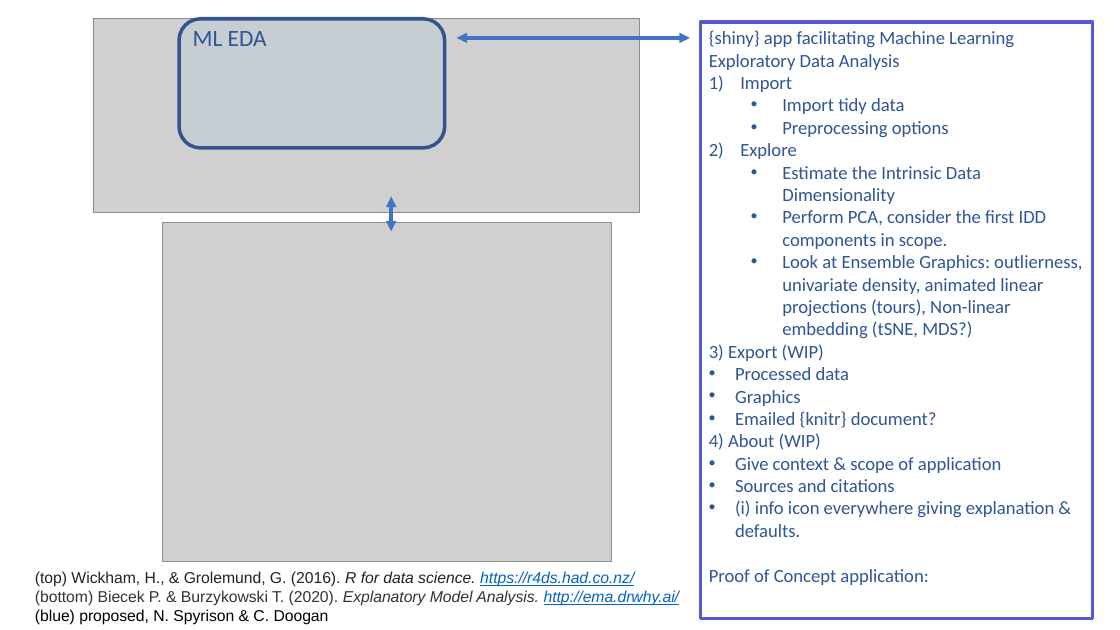
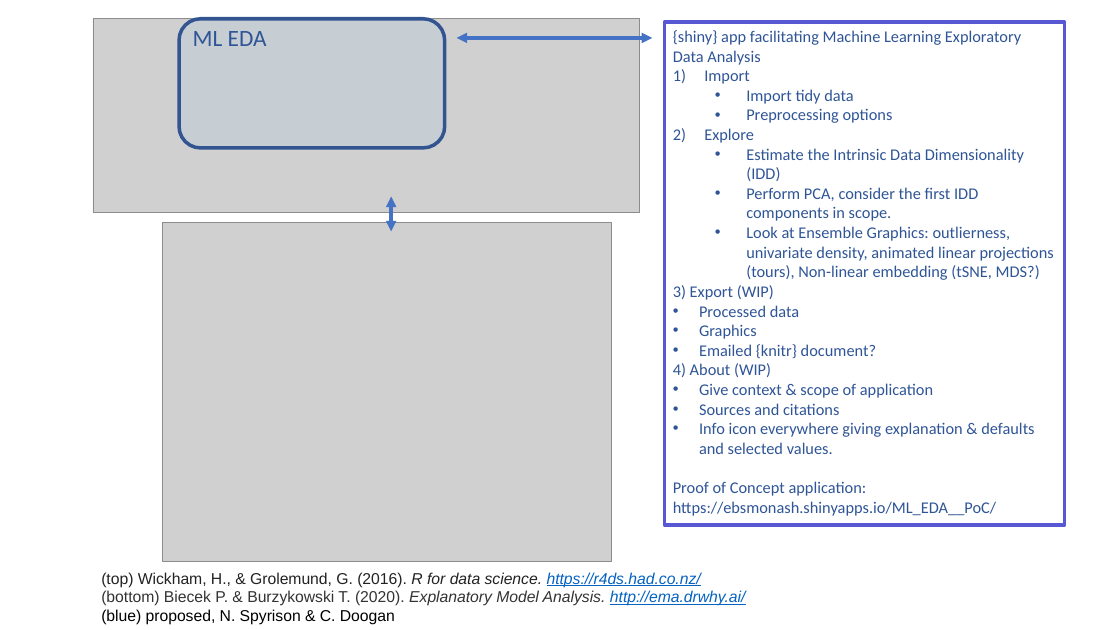
Before and after one commit to nspyrison/ML_EDA, a slide deck: slide 5 of zDesignDrafts/Sketch for stepwise tour.pptx. Drawn at 1120x630 pixels with LibreOffice and Linux fonts; fonts in the diff are those of the drawing; grey boxes stand for pictures. Boxes give left, top, right and bottom in pixels: in the first picture for what was removed or moved away, otherwise in the second. Text is boxed around its words. In the diff, an @@ line names an element or a change of style, - is before the commit and + after.

```diff
--- a/zDesignDrafts/Sketch for stepwise tour.pptx
+++ b/zDesignDrafts/Sketch for stepwise tour.pptx
@@ rectangle "{shiny} app facilitating Machine Learning ...": place and size @@
-rectangle "{shiny} app facilitating Machine Learning ..." at box(701, 22, 1093, 618)
+rectangle "{shiny} app facilitating Machine Learning ..." at box(665, 22, 1065, 525)
@@ double arrow moved from (690, 38) - (457, 38) to (653, 38) - (457, 38) @@
@@ text in rectangle at box(673, 30, 1054, 496): size 16 to 14 pt in "{shiny} app facilitating Machine Learning Exploratory Data ...", "Import", "Import tidy data", "Preprocessing options" and 11 more places @@
@@ text in rectangle at box(746, 148, 1024, 181): text changed; size 16 to 14 pt @@
-  • Estimate the Intrinsic Data Dimensionality
+  • Estimate the Intrinsic Data Dimensionality (IDD)
@@ text in rectangle at box(699, 422, 1034, 454): text changed; size 16 to 14 pt @@
-• (i) info icon everywhere giving explanation & defaults.
+• Info icon everywhere giving explanation & defaults and selected values.
@@ text in rectangle at box(673, 501, 996, 516): paragraph added @@
+https://ebsmonash.shinyapps.io/ML_EDA__PoC/
@@ text "(top) Wickham, H., & Grolemund, ...": place and size @@
-text "(top) Wickham, H., & Grolemund, ..." at box(35, 571, 680, 625)
+text "(top) Wickham, H., & Grolemund, ..." at box(101, 572, 746, 625)
```
Also in this commit, not shown: 4 other files.
